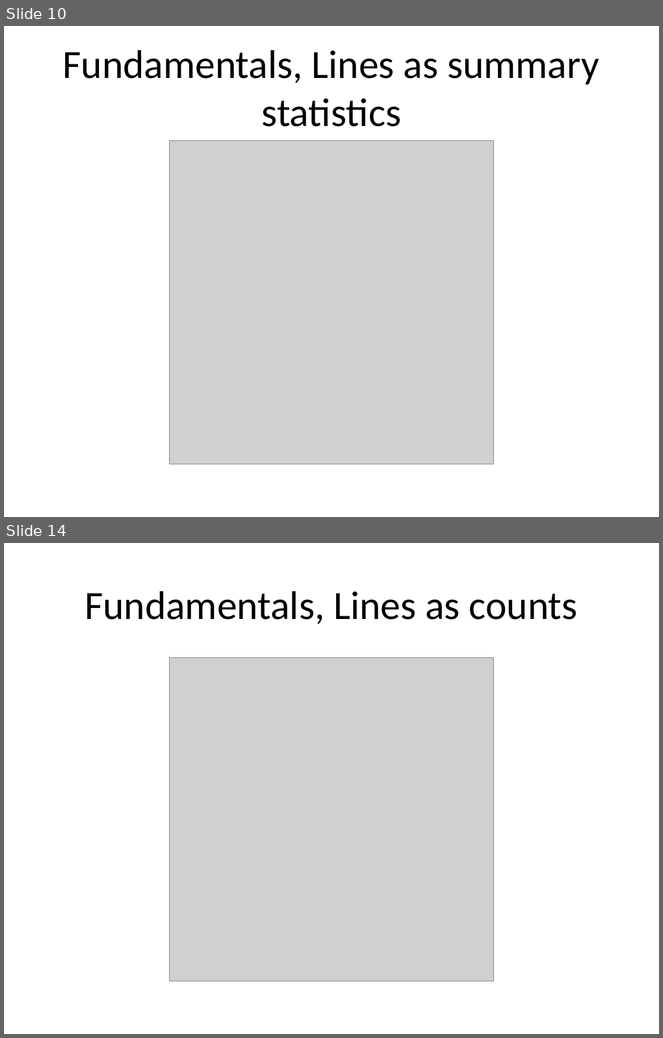
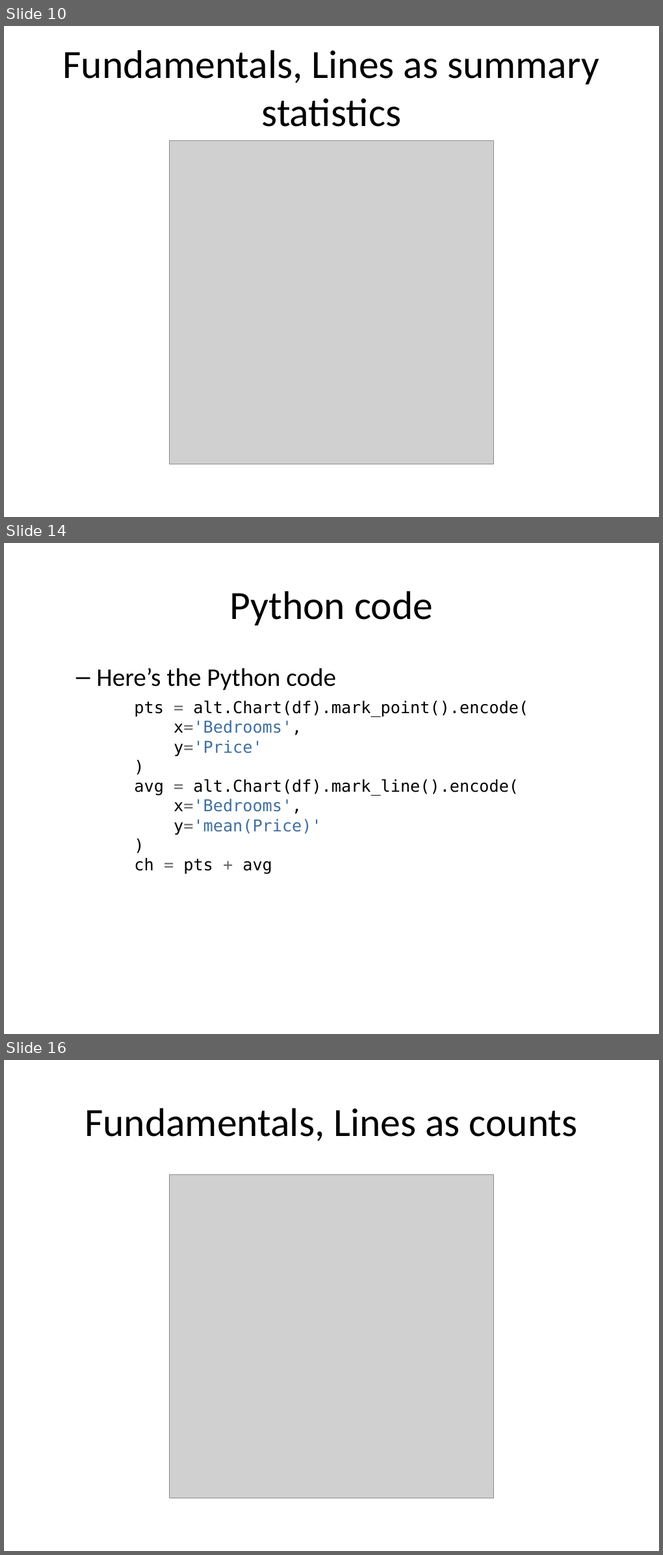
Before and after one commit to pmean/data-visualization, a slide deck: data-viz-03/component/fundamentals.pptx. Shown one above the other, each under a label of ours: slides 10 and 14 before the commit, slides 10, 14 and 16 after it; the slides between them are not shown. The pictures are 663x1038 and 663x1555 pixels, drawn with LibreOffice and Linux fonts; fonts in the diff are those of the drawing; grey boxes stand for pictures. Boxes give left, top, right and bottom in pixels: in the first picture for what was removed or moved away, otherwise in the second. Text is boxed around its words. In the diff, an @@ line names an element or a change of style, - is before the commit and + after.

```diff
--- a/data-viz-03/component/fundamentals.pptx
+++ b/data-viz-03/component/fundamentals.pptx
@@ slide 14 added at box(4, 543, 659, 1034), background #FFFFFF @@
@@ title added at box(230, 591, 433, 626), 44 pt, text #000000 @@
+Python code
@@ text added at box(96, 668, 529, 875), 18 pt, text #000000 @@
+  – Here’s the Python code
+pts = alt.Chart(df).mark_point().encode(
+x='Bedrooms',
+y='Price'
+)
+avg = alt.Chart(df).mark_line().encode(
+x='Bedrooms',
+y='mean(Price)'
+)
+ch = pts + avg
@@ what was slide 14 is now slide 16 @@
```
Also in this commit, not shown: 2 slides changed, 2 other slides added, 1 slide removed, 21 other files.
